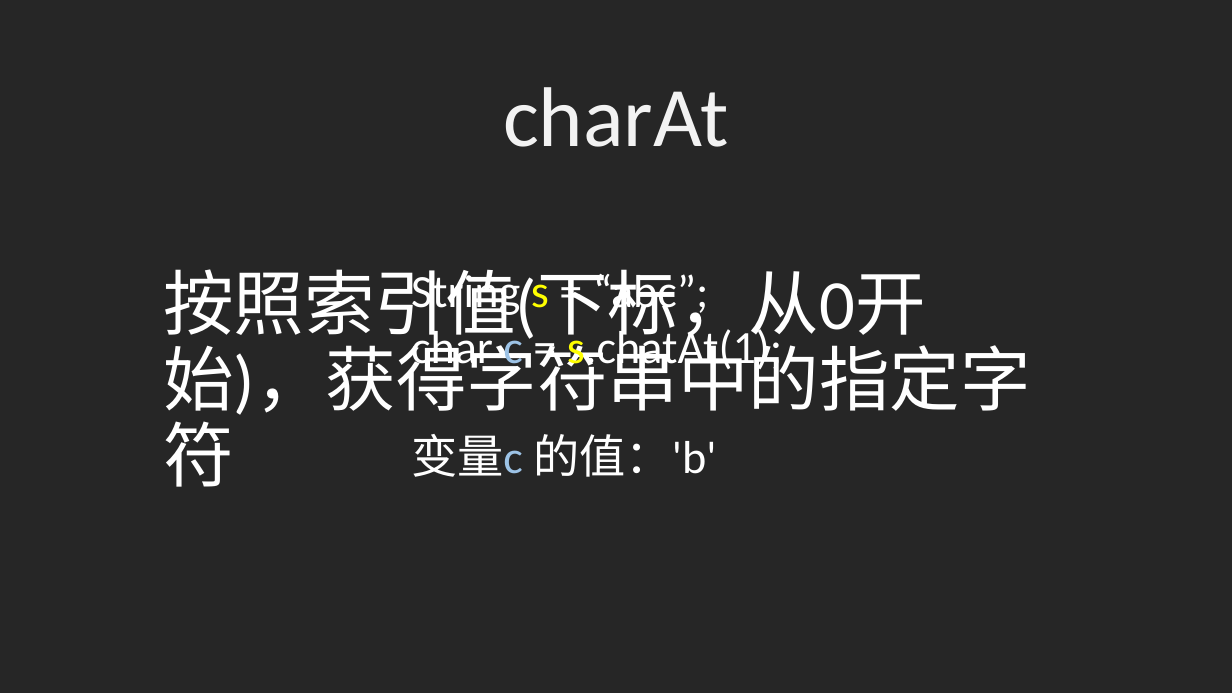
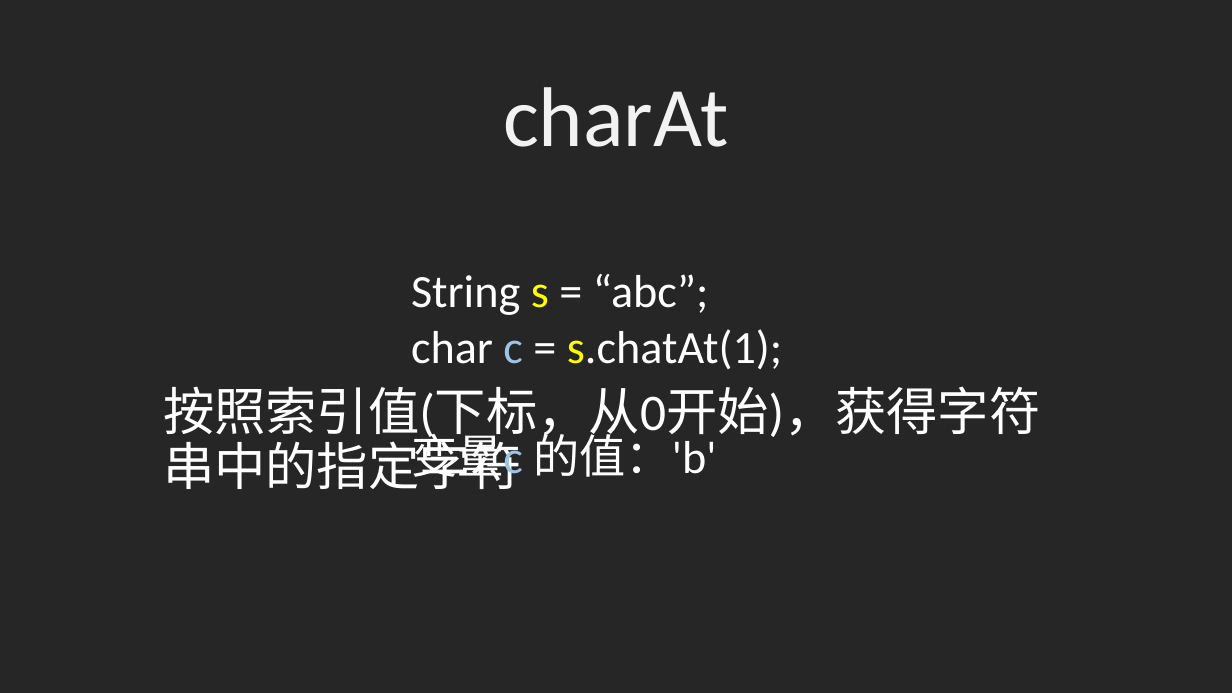
Before and after one commit to mixinan/mygit, a slide deck: slide 6 of String.ppt. Drawn at 1232x693 pixels with LibreOffice and Linux fonts; fonts in the diff are those of the drawing; background and template pictures are left out. Boxes give left, top, right and bottom in pixels: in the first picture for what was removed or moved away, otherwise in the second. Text is boxed around its words. In the diff, an @@ line names an element or a change of style, - is before the commit and + after.

```diff
--- a/String.ppt
+++ b/String.ppt
@@ title "按照索引值(下标，从0开始)，获得字符串中的指定字符" at box(163, 386, 1040, 489): size 55 to 40 pt @@
```
Also in this commit, not shown: 2 other slides changed, 17 other files.
